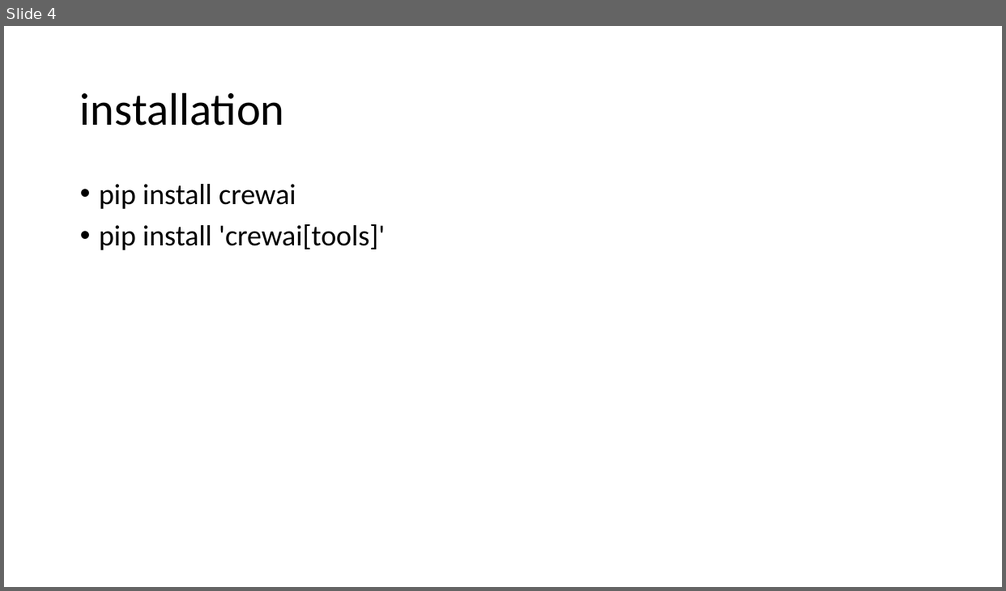
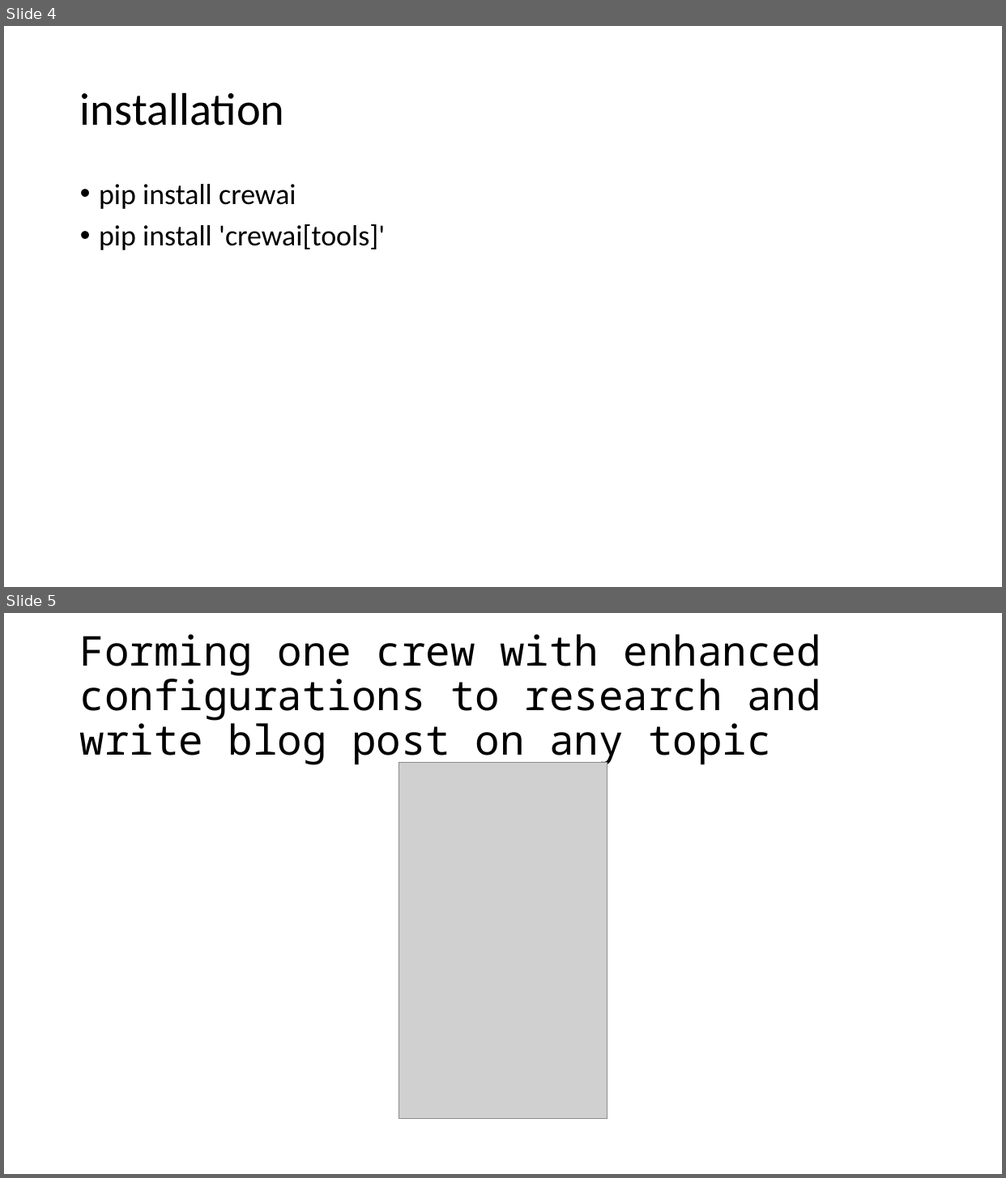
Before and after one commit to ronidas39/CrewAITutorial, a slide deck: tutorial1/Tutorial1.pptx. Shown one above the other, each under a label of ours: slide 4 before the commit, slides 4 and 5 after it. The pictures are 1006x591 and 1006x1178 pixels, drawn with LibreOffice and Linux fonts; fonts in the diff are those of the drawing; grey boxes stand for pictures. Boxes give left, top, right and bottom in pixels: in the first picture for what was removed or moved away, otherwise in the second. Text is boxed around its words. In the diff, an @@ line names an element or a change of style, - is before the commit and + after.

```diff
--- a/tutorial1/Tutorial1.pptx
+++ b/tutorial1/Tutorial1.pptx
@@ slide 5 added at (4,613,1002,1174), background #FFFFFF @@
@@ title added at (80,634,821,765), 39.6 pt, text #000000 @@
+Forming one crew with enhanced configurations to research and write blog post on any topic
@@ picture added at (399,763,607,1119) @@
```
Also in this commit, not shown: 1 slide changed, 1 other slide added, 1 other file.
